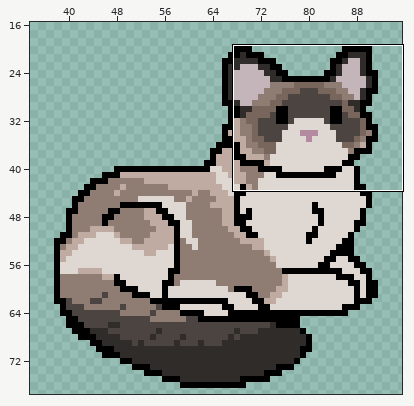
Two states of a pixel-art file, kissapeli_chip.aseprite. The picture above shows the old version from afar; the outline marks the close-up.
Close-up. The starting point:
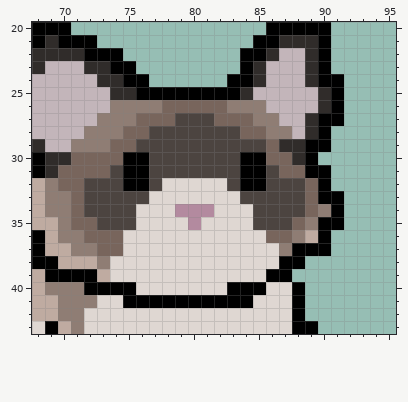
152x78 pixels, 1 frame. Colours within 5 levels of each other are drawn and written as one. Shown: x 68..95, y 20..43. The wide view leaves out empty margins.
After:
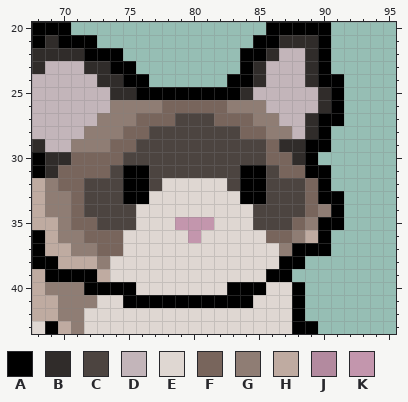
Palette (. is transparent): A #000000  B #302c2a  C #4c4440  D #c3b5ba  E #dfd7d2  F #78655c  G #8f7d74  H #bfaba1  J #b38a9f  K #c396ad
Edits made:
Layer "Layer 3":
y 30: x 75..76 AA -> CC; x 84..85 AA -> CC
y 33: x 75..76 CC -> AA; x 84..85 CC -> AA
y 34: x 79..81 JJJ -> EEE
y 35: x 79..81 EJE -> KKK
y 36: x 80 E -> K
Where, in picture pixels (left, top, right, bottom), the same in both close-ups:
changed: (123, 152, 266, 243)
